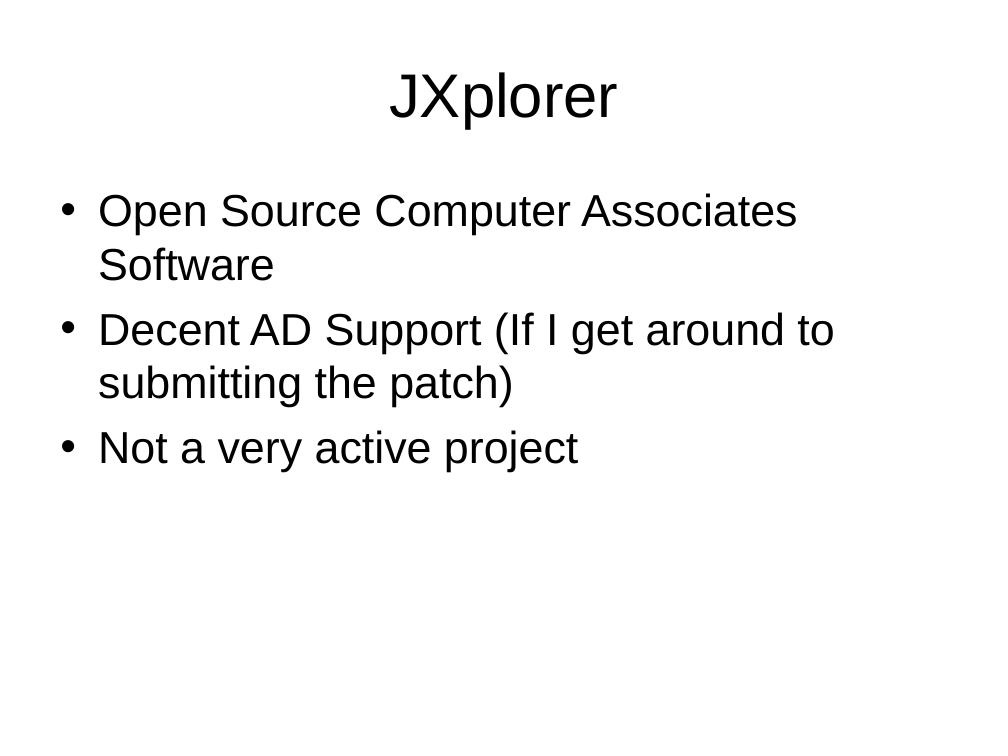
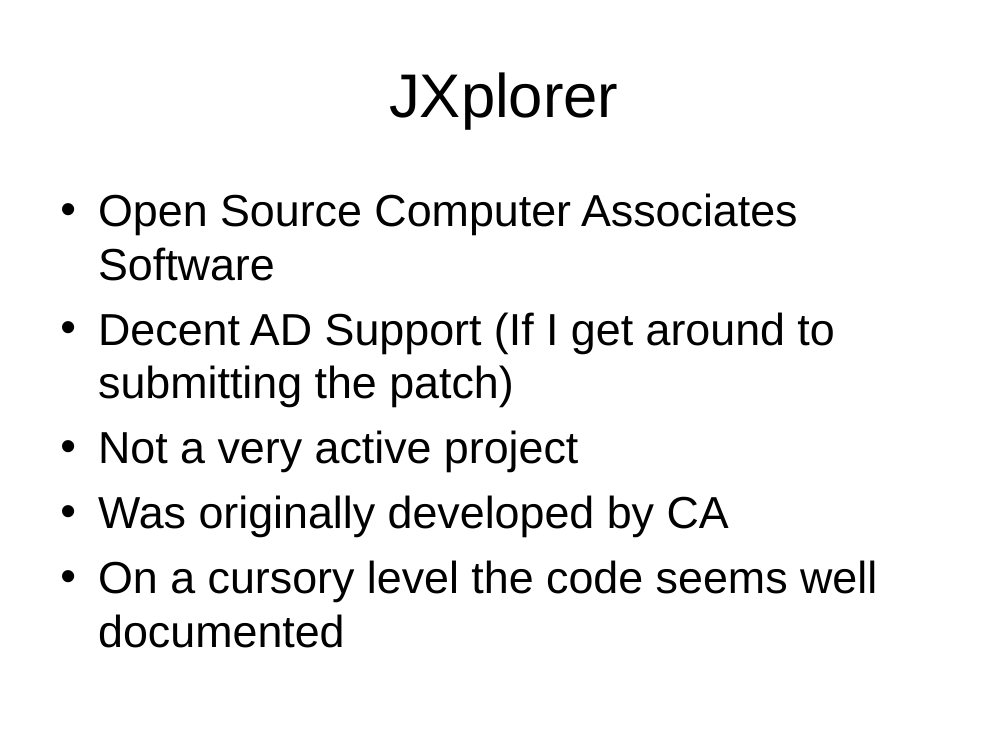
Before and after one commit to LIPHP/LDAP-Talk, a slide deck: slide 15 of Docs/LIPHP-Using LDAP with PHP.ppt. Drawn at 1008x756 pixels with LibreOffice and Linux fonts; fonts in the diff are those of the drawing. Boxes give left, top, right and bottom in pixels: in the first picture for what was removed or moved away, otherwise in the second. Text is boxed around its words. In the diff, an @@ line names an element or a change of style, - is before the commit and + after.

Commit message:
Updated slides.

```diff
--- a/Docs/LIPHP-Using LDAP with PHP.ppt
+++ b/Docs/LIPHP-Using LDAP with PHP.ppt
@@ text at (98,495,877,648): paragraphs added @@
+• Was originally developed by CA
+• On a cursory level the code seems well documented
```
Also in this commit, not shown: 2 other slides changed.
